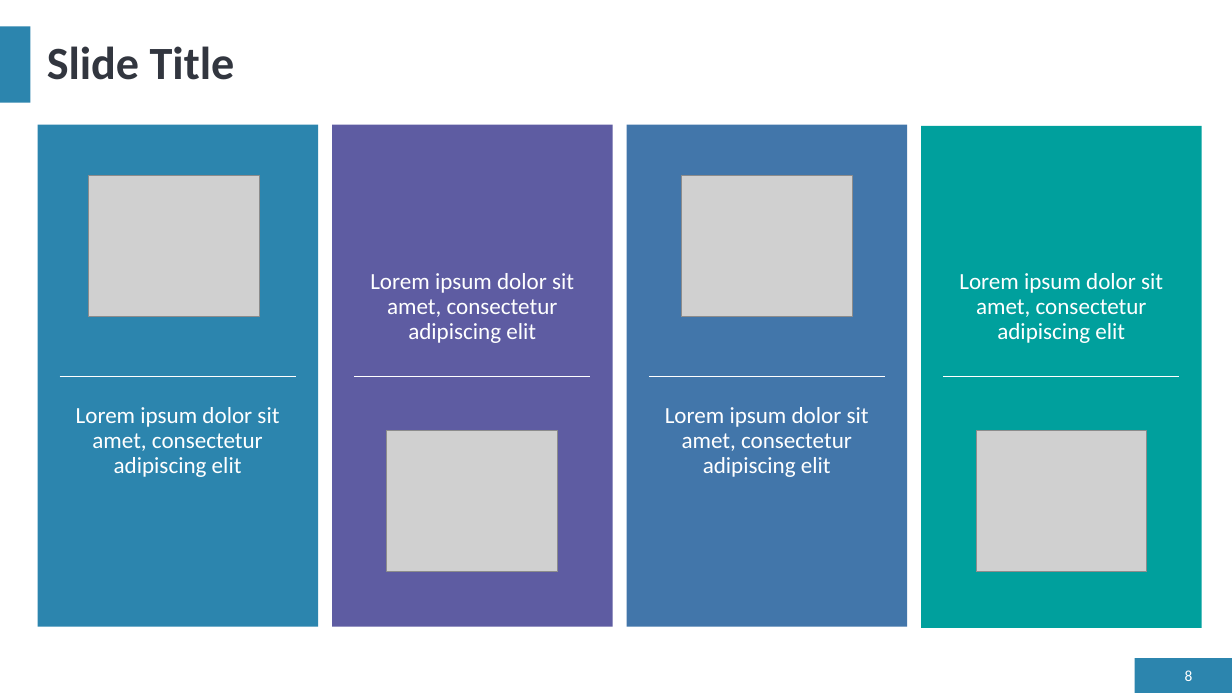
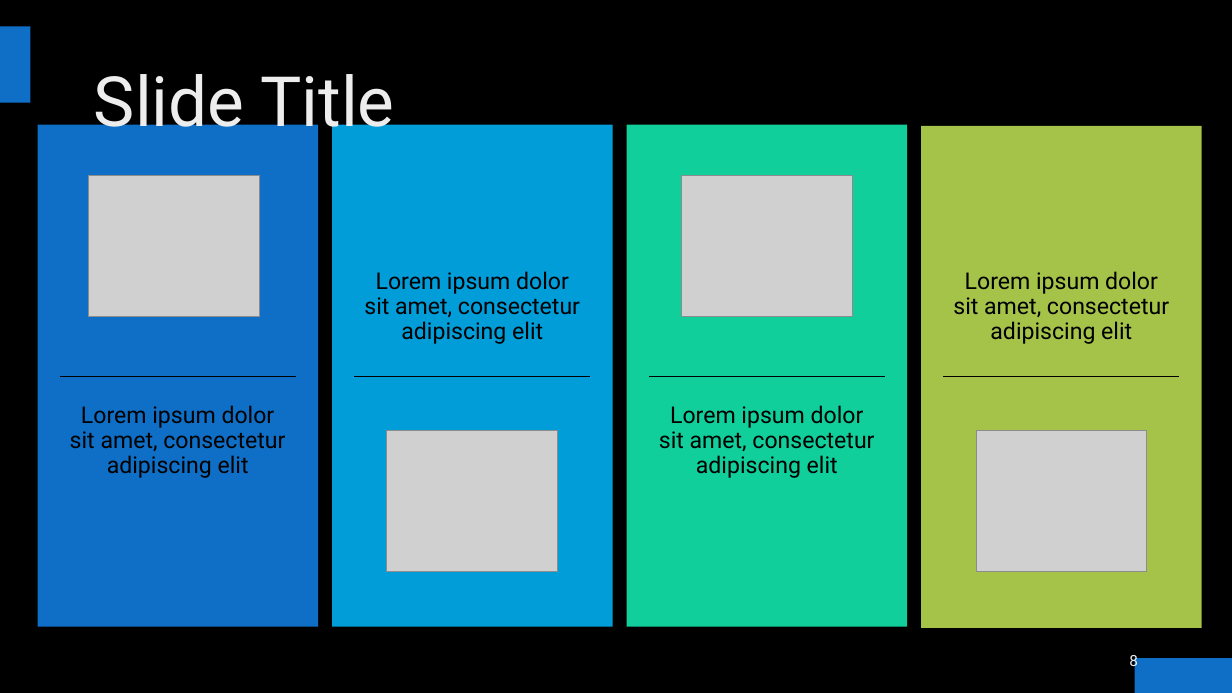
Before and after one commit to ElDon2308/Airline-Sentiment-Analysis, a slide deck: slide 8 of Airline Sentiment Analysis Presentation.pptx. Drawn at 1232x693 pixels with LibreOffice and Linux fonts; fonts in the diff are those of the drawing; grey boxes stand for pictures; background and template pictures are left out. Boxes give left, top, right and bottom in pixels: in the first picture for what was removed or moved away, otherwise in the second. Text is boxed around its words. In the diff, an @@ line names an element or a change of style, - is before the commit and + after.

```diff
--- a/Airline Sentiment Analysis Presentation.pptx
+++ b/Airline Sentiment Analysis Presentation.pptx
@@ background #FFFFFF to picture (left out) @@
@@ title "Slide Title": place and size @@
-title "Slide Title" at (47,46,235,80)
+title "Slide Title" at (94,74,394,142)
@@ title "Slide Title" at (94,74,394,142): size 36 to 54 pt, font Calibri to Roboto, text colour #32363F to gradient #DEDEDE to #EDEDED to #FFFFFF, bold off @@
@@ fill #2C85AE to #0F6FC6 in 3 elements at (1135,658,1232,693), (0,26,30,103), (38,125,319,627) @@
@@ rectangle at (332,125,613,627): fill #5E5CA2 to #009DD9 @@
@@ rectangle at (627,125,908,627): fill #4276AA to #10CF9B @@
@@ rectangle at (921,126,1202,628): fill #00A09D to #A5C249 @@
@@ font Calibri to Roboto, text colour #FFFFFF to #000000 in 4 elements at (70,405,285,478), (364,271,580,344), (659,405,874,478), (953,271,1169,344) @@
@@ line (60, 376) - (296, 376): stroke #FFFFFF 0.5 pt to #000000 0.5 pt @@
@@ line (354, 376) - (591, 376): stroke #FFFFFF 0.5 pt to #000000 0.5 pt @@
@@ line (649, 376) - (885, 376): stroke #FFFFFF 0.5 pt to #000000 0.5 pt @@
@@ line (944, 376) - (1179, 376): stroke #FFFFFF 0.5 pt to #000000 0.5 pt @@
@@ page number: place and size @@
-page number at (1185,670,1193,681)
+page number at (1129,653,1138,671)
@@ page number at (1129,653,1138,671): font Calibri to Roboto, text colour #FFFFFF to gradient #9E9E9E to #EDEDED to #FFFFFF @@
```
Also in this commit, not shown: 7 other slides changed, 2 slides added, 2 slides removed.
